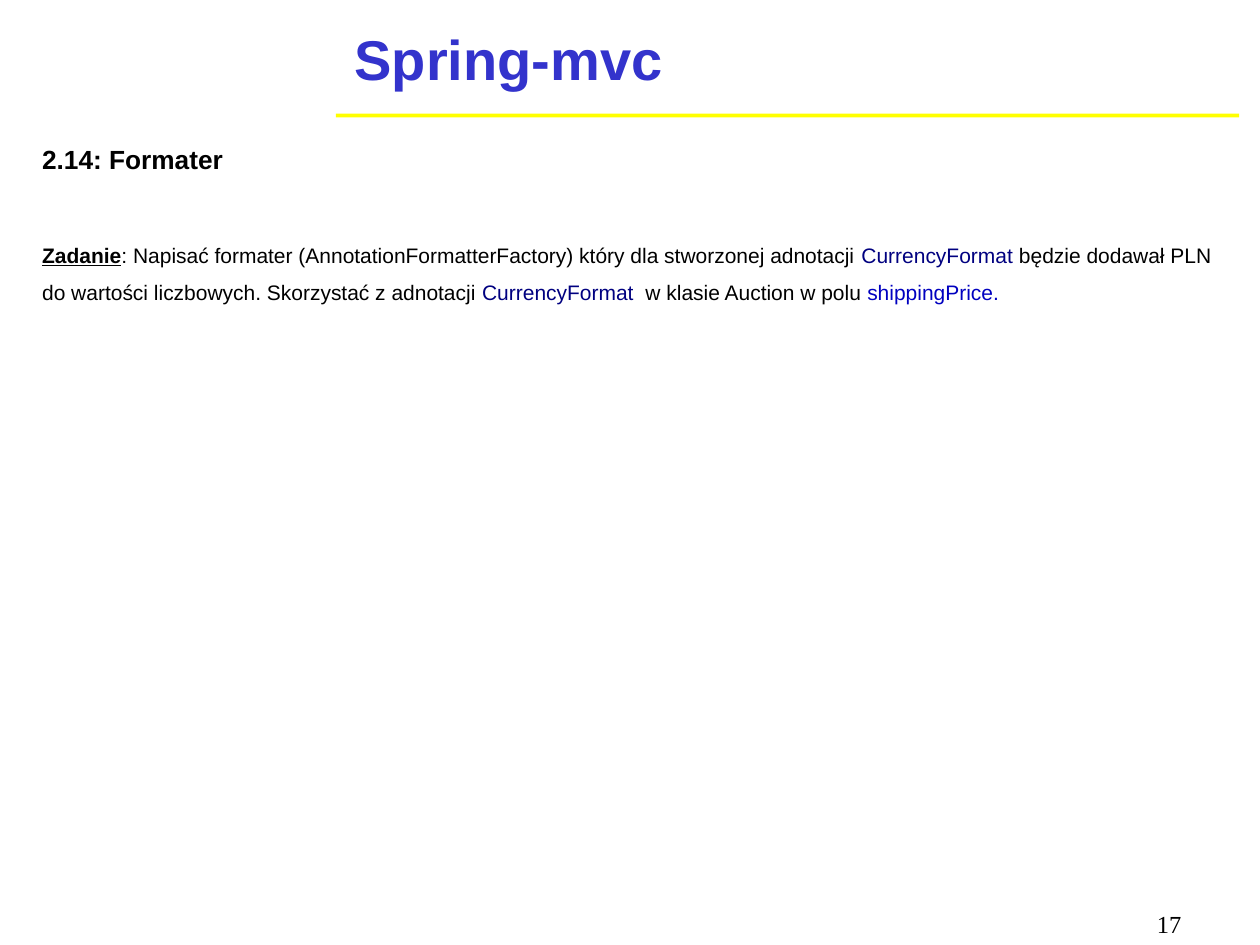
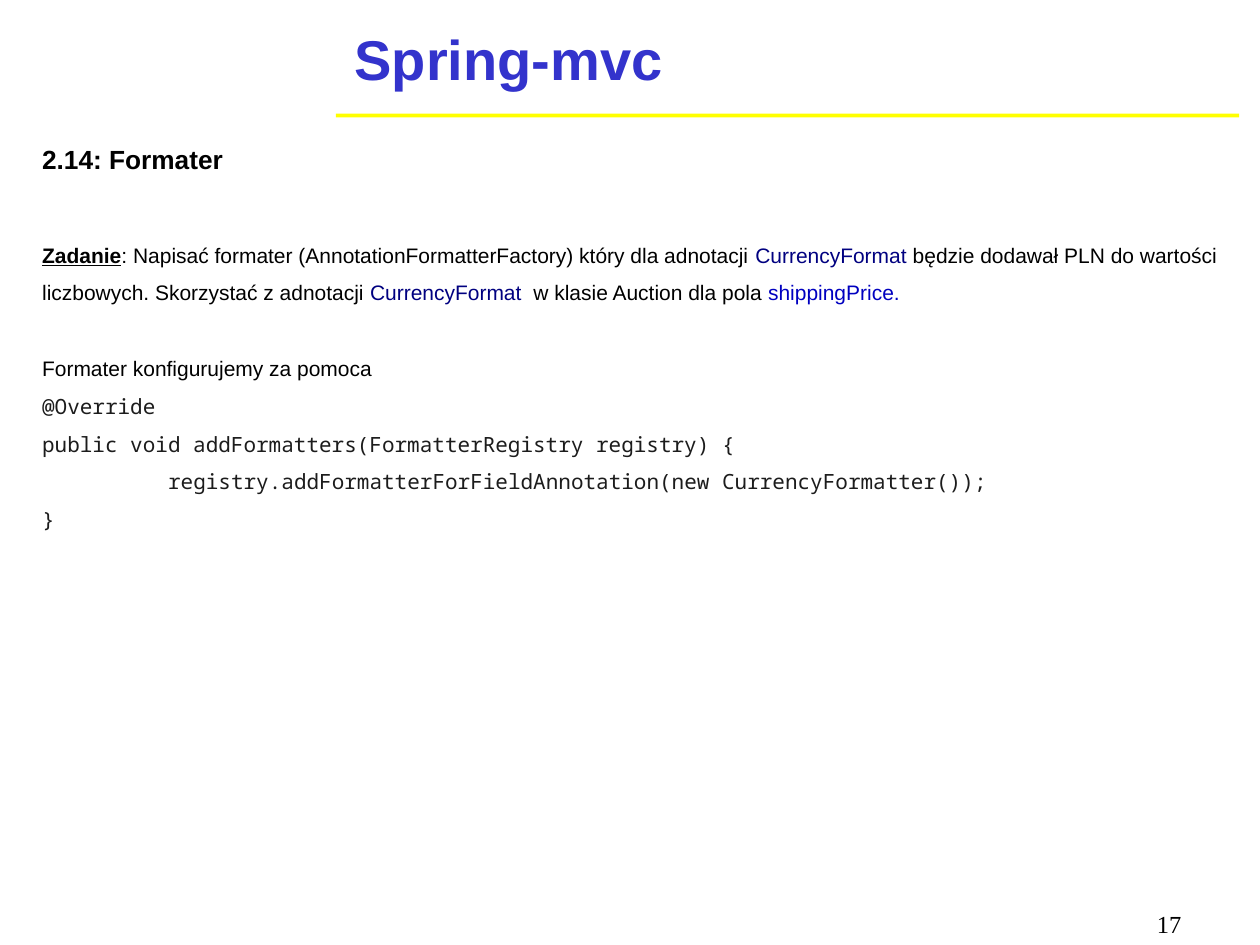
Before and after one commit to tlmikulski/spring-auction, a slide deck: slide 17 of Spring MVC.odp. Drawn at 1260x945 pixels with LibreOffice and Linux fonts; fonts in the diff are those of the drawing; background and template pictures are left out. Boxes give left, top, right and bottom in pixels: in the first picture for what was removed or moved away, otherwise in the second. Text is boxed around its words. In the diff, an @@ line names an element or a change of style, - is before the commit and + after.

```diff
--- a/Spring MVC.odp
+++ b/Spring MVC.odp
@@ text at (42,247,1217,494): text changed @@
-Zadanie: Napisać formater (AnnotationFormatterFactory) który dla stworzonej adnotacji CurrencyFormat będzie dodawał PLN do wartości liczbowych. Skorzystać z adnotacji CurrencyFormat w klasie Auction w polu shippingPrice.
+Zadanie: Napisać formater (AnnotationFormatterFactory) który dla adnotacji CurrencyFormat będzie dodawał PLN do wartości liczbowych. Skorzystać z adnotacji CurrencyFormat w klasie Auction dla pola shippingPrice.
+Formater konfigurujemy za pomoca
+@Override
+public void addFormatters(FormatterRegistry registry) {
+registry.addFormatterForFieldAnnotation(new CurrencyFormatter());
+}
```
Also in this commit, not shown: 4 other slides changed, 6 other files.
